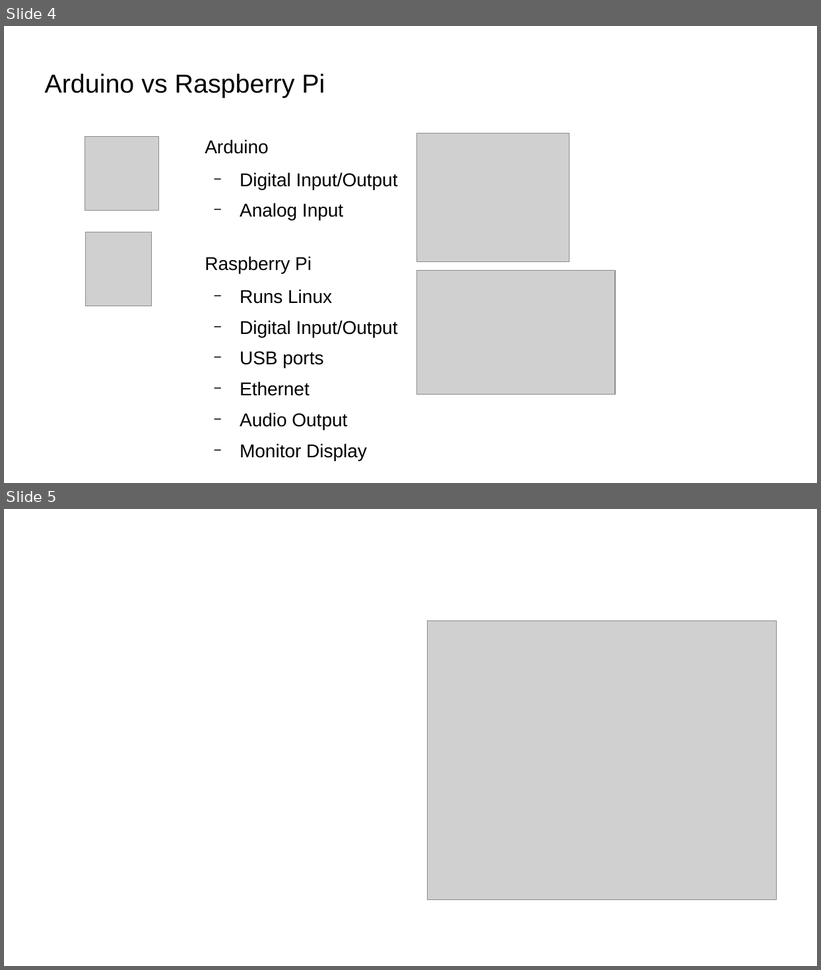
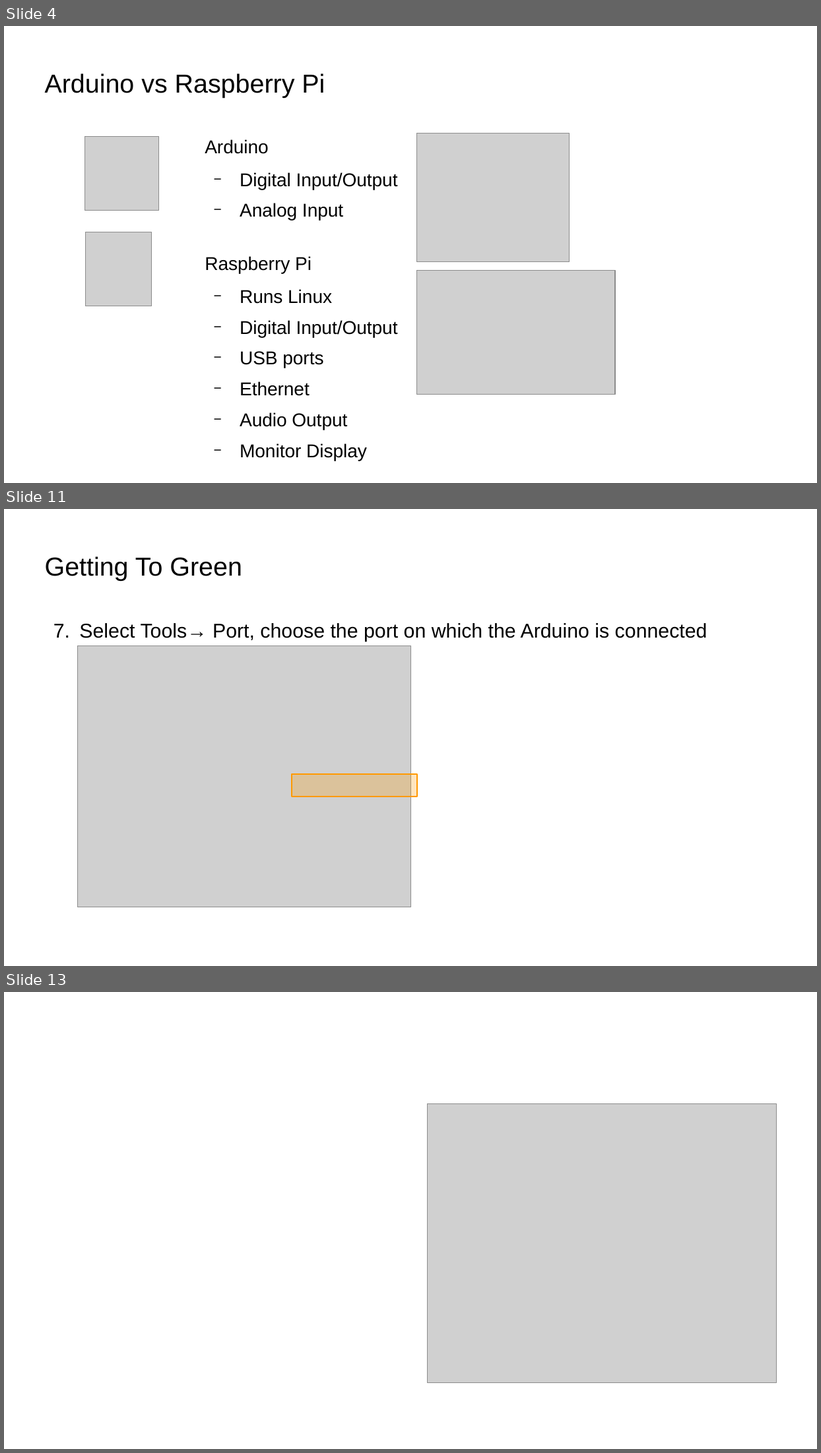
Before and after one commit to bradakelly/GettingStartedWithArduino, a slide deck: CourseSlideshow.odp. Shown one above the other, each under a label of ours: slides 4 and 5 before the commit, slides 4, 11 and 13 after it; the slides between them are not shown. The pictures are 821x970 and 821x1453 pixels, drawn with LibreOffice and Linux fonts; fonts in the diff are those of the drawing; grey boxes stand for pictures; background and template pictures are left out. Boxes give left, top, right and bottom in pixels: in the first picture for what was removed or moved away, otherwise in the second. Text is boxed around its words. In the diff, an @@ line names an element or a change of style, - is before the commit and + after.

Commit message:
Added Arduino IDE 'Getting to Green' steps

```diff
--- a/CourseSlideshow.odp
+++ b/CourseSlideshow.odp
@@ slide 11 added at box(4, 509, 817, 966), background picture (left out) @@
@@ title added at box(45, 557, 242, 581), 25.4 pt, text #000000 @@
+Getting To Green
@@ text added at box(79, 623, 708, 642), 19.5 pt, text #000000 @@
+7. Select Tools→ Port, choose the port on which the Arduino is connected
@@ picture added at box(78, 646, 411, 908) @@
@@ rectangle added at box(292, 774, 417, 797), fill #FF9900 at 25% opacity, outline #FF9900 1.5 pt @@
@@ what was slide 5 is now slide 13 @@
```
Also in this commit, not shown: 7 other slides added.
